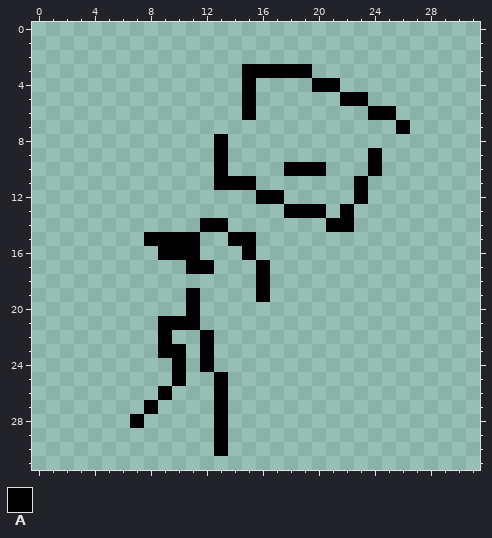
Pixel-art sprite: Content/Sprites/entity-sprinting2.png. Above: the version before the commit.
The file is 64x64 pixels, drawn in blocks of 2x2; one block is one cell here.
Palette (. is transparent): A #000000
Once edited:
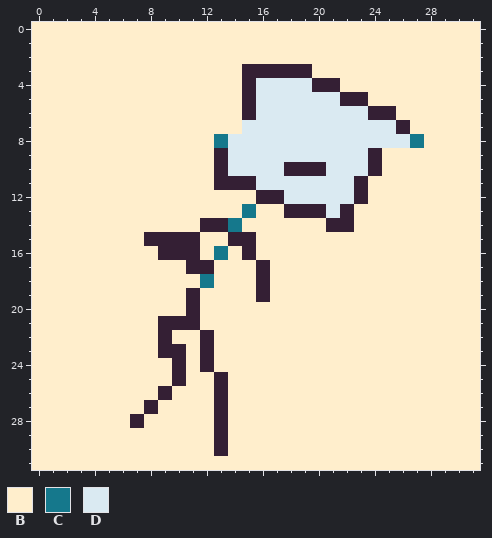
Colours new in this view: B #ffeecc  C #15788c  D #daeaf2
Diff:
colour A: #000000 -> #341f34
y 0..2: x 0..31 ................................ -> BBBBBBBBBBBBBBBBBBBBBBBBBBBBBBBB
y 3: x 0..14 ............... -> BBBBBBBBBBBBBBB; x 20..31 ............ -> BBBBBBBBBBBB
y 4: x 0..14 ............... -> BBBBBBBBBBBBBBB; x 16..19 .... -> DDDD; x 22..31 .......... -> BBBBBBBBBB
y 5: x 0..14 ............... -> BBBBBBBBBBBBBBB; x 16..21 ...... -> DDDDDD; x 24..31 ........ -> BBBBBBBB
y 6: x 0..14 ............... -> BBBBBBBBBBBBBBB; x 16..23 ........ -> DDDDDDDD; x 26..31 ...... -> BBBBBB
y 7: x 0..25 .......................... -> BBBBBBBBBBBBBBBDDDDDDDDDDD; x 27..31 ..... -> BBBBB
y 8: x 0..31 .............A.................. -> BBBBBBBBBBBBBCDDDDDDDDDDDDDCBBBB
y 9: x 0..12 ............. -> BBBBBBBBBBBBB; x 14..23 .......... -> DDDDDDDDDD; x 25..31 ....... -> BBBBBBB
y 10: x 0..12 ............. -> BBBBBBBBBBBBB; x 14..17 .... -> DDDD; x 21..23 ... -> DDD; x 25..31 ....... -> BBBBBBB
y 11: x 0..12 ............. -> BBBBBBBBBBBBB; x 16..22 ....... -> DDDDDDD; x 24..31 ........ -> BBBBBBBB
y 12: x 0..15 ................ -> BBBBBBBBBBBBBBBB; x 18..22 ..... -> DDDDD; x 24..31 ........ -> BBBBBBBB
y 13: x 0..17 .................. -> BBBBBBBBBBBBBBBCBB; x 21 . -> D; x 23..31 ......... -> BBBBBBBBB
y 14: x 0..11 ............ -> BBBBBBBBBBBB; x 14..20 ....... -> CBBBBBB; x 23..31 ......... -> BBBBBBBBB
y 15: x 0..7 ........ -> BBBBBBBB; x 12..13 .. -> BB; x 16..31 ................ -> BBBBBBBBBBBBBBBB
y 16: x 0..8 ......... -> BBBBBBBBB; x 12..14 ... -> BCB; x 16..31 ................ -> BBBBBBBBBBBBBBBB
y 17: x 0..10 ........... -> BBBBBBBBBBB; x 13..15 ... -> BBB; x 17..31 ............... -> BBBBBBBBBBBBBBB
y 18: x 0..15 ................ -> BBBBBBBBBBBBCBBB; x 17..31 ............... -> BBBBBBBBBBBBBBB
y 19: x 0..10 ........... -> BBBBBBBBBBB; x 12..15 .... -> BBBB; x 17..31 ............... -> BBBBBBBBBBBBBBB
y 20: x 0..10 ........... -> BBBBBBBBBBB; x 12..31 .................... -> BBBBBBBBBBBBBBBBBBBB
y 21: x 0..8 ......... -> BBBBBBBBB; x 12..31 .................... -> BBBBBBBBBBBBBBBBBBBB
y 22: x 0..8 ......... -> BBBBBBBBB; x 10..11 .. -> BB; x 13..31 ................... -> BBBBBBBBBBBBBBBBBBB
y 23: x 0..8 ......... -> BBBBBBBBB; x 11 . -> B; x 13..31 ................... -> BBBBBBBBBBBBBBBBBBB
y 24: x 0..9 .......... -> BBBBBBBBBB; x 11 . -> B; x 13..31 ................... -> BBBBBBBBBBBBBBBBBBB
y 25: x 0..9 .......... -> BBBBBBBBBB; x 11..12 .. -> BB; x 14..31 .................. -> BBBBBBBBBBBBBBBBBB
y 26: x 0..8 ......... -> BBBBBBBBB; x 10..12 ... -> BBB; x 14..31 .................. -> BBBBBBBBBBBBBBBBBB
y 27: x 0..7 ........ -> BBBBBBBB; x 9..12 .... -> BBBB; x 14..31 .................. -> BBBBBBBBBBBBBBBBBB
y 28: x 0..6 ....... -> BBBBBBB; x 8..12 ..... -> BBBBB; x 14..31 .................. -> BBBBBBBBBBBBBBBBBB
y 29..30: x 0..12 ............. -> BBBBBBBBBBBBB; x 14..31 .................. -> BBBBBBBBBBBBBBBBBB
y 31: x 0..31 ................................ -> BBBBBBBBBBBBBBBBBBBBBBBBBBBBBBBB
Pixel boxes of the changes (left, top, right, bottom) in both pictures:
changed: (32, 22, 480, 470)
